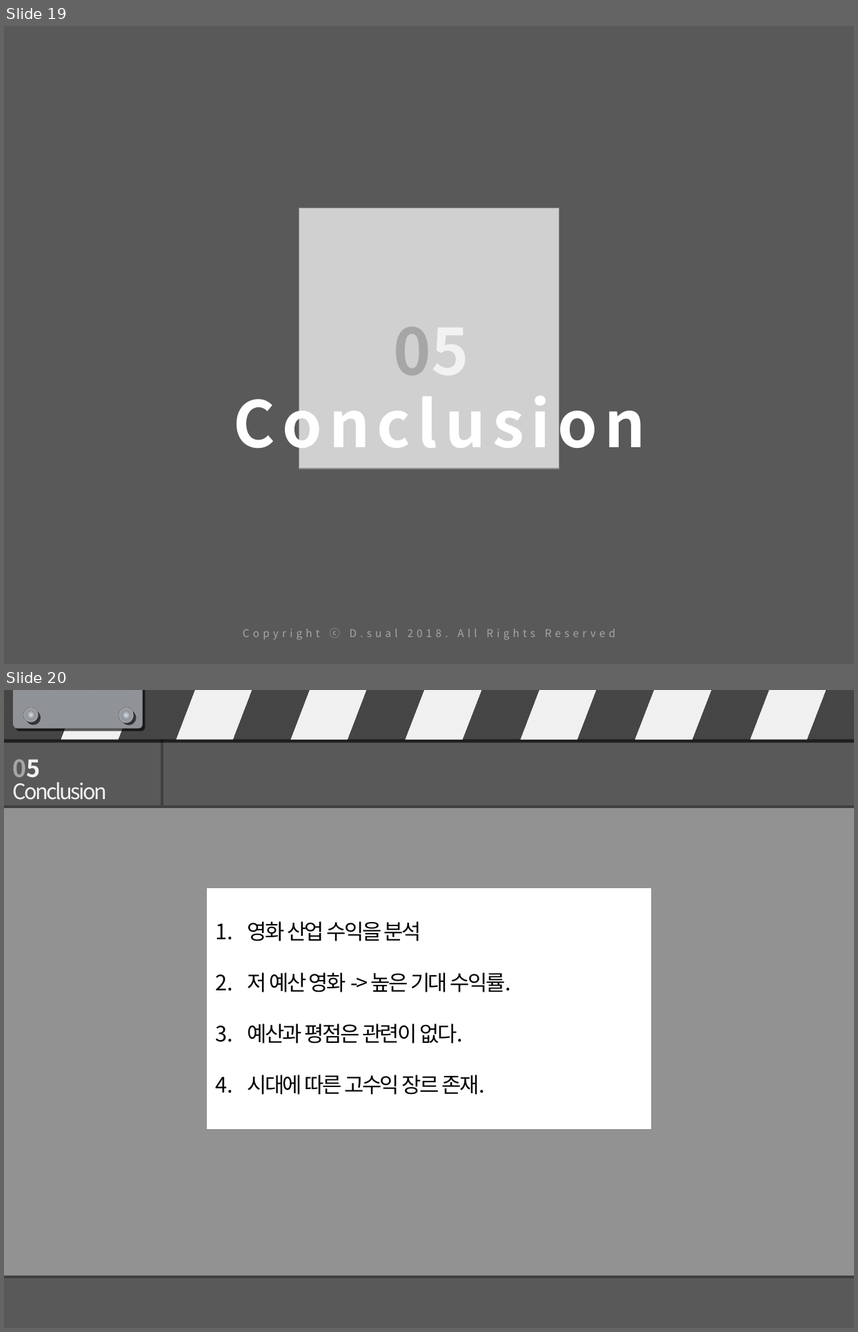
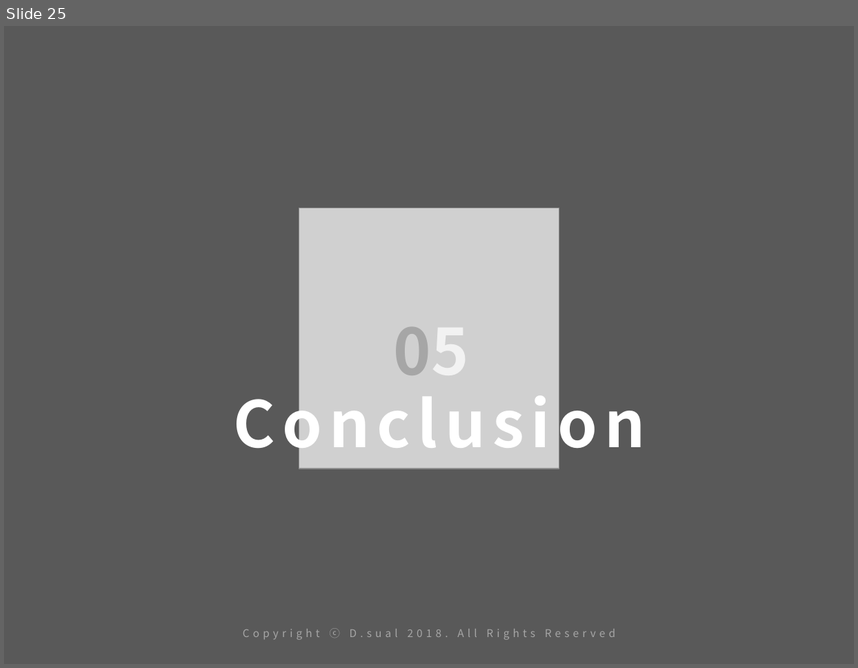
Before and after one commit to asmath472/21SRproject, a slide deck: R final presentation.pptx. Shown one above the other, each under a label of ours: slides 19 and 20 before the commit, slide 25 after it. The pictures are 858x1332 and 858x668 pixels, drawn with LibreOffice and Linux fonts; fonts in the diff are those of the drawing; grey boxes stand for pictures. Boxes give left, top, right and bottom in pixels: in the first picture for what was removed or moved away, otherwise in the second. Text is boxed around its words. In the diff, an @@ line names an element or a change of style, - is before the commit and + after.

```diff
--- a/R final presentation.pptx
+++ b/R final presentation.pptx
@@ slide 20 removed at (4,690,854,1328), background #595959 @@
@@ rectangle removed at (4,690,854,739) @@
@@ rounded rectangle removed at (14,690,143,728) @@
@@ ellipse removed at (23,708,38,722) @@
@@ parallelogram removed at (61,690,142,739) @@
@@ ellipse removed at (119,708,133,722) @@
@@ parallelogram removed at (176,690,257,739) @@
@@ parallelogram removed at (290,690,371,739) @@
@@ parallelogram removed at (406,690,486,739) @@
@@ parallelogram removed at (520,690,601,739) @@
@@ parallelogram removed at (635,690,715,739) @@
@@ parallelogram removed at (749,690,831,739) @@
@@ line removed from (162, 739) to (162, 807) @@
@@ text removed at (12,759,40,778) @@
-05
@@ text removed at (12,777,107,800) @@
-Conclusion
@@ rounded rectangle removed at (4,807,854,1276) @@
@@ line removed from (4, 807) to (854, 807) @@
@@ rectangle removed at (207,889,651,1130) @@
-1. 영화 산업 수익을 분석
-2. 저 예산 영화 -> 높은 기대 수익률.
-3. 예산과 평점은 관련이 없다.
-4. 시대에 따른 고수익 장르 존재.
@@ line removed from (4, 1276) to (854, 1276) @@
@@ rectangle removed at (212,1284,668,1309) @@
@@ what was slide 19 is now slide 25 @@
```
Also in this commit, not shown: 13 slides changed, 8 slides added, 1 other slide removed.
